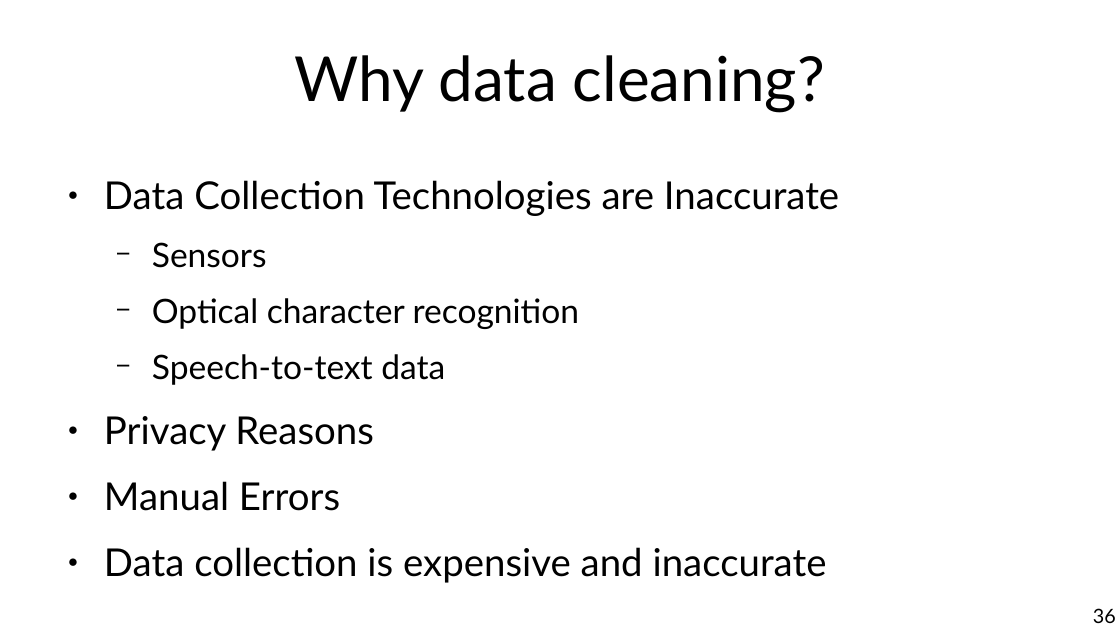
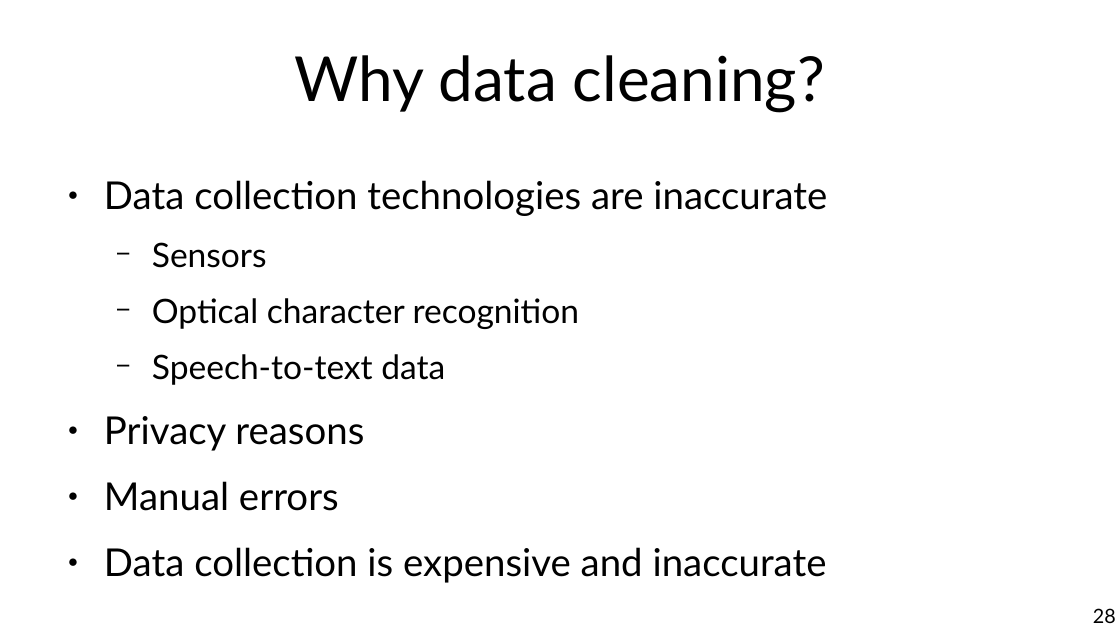
Before and after one commit to marco-calautti/data-mining-course, a slide deck: slide 28 of theory/tt02_data_preparation.odp (slide 36 before the commit). Drawn at 1120x630 pixels with LibreOffice and Linux fonts; fonts in the diff are those of the drawing. Boxes give left, top, right and bottom in pixels: in the first picture for what was removed or moved away, otherwise in the second. Text is boxed around its words. In the diff, an @@ line names an element or a change of style, - is before the commit and + after.

```diff
--- a/theory/tt02_data_preparation.odp
+++ b/theory/tt02_data_preparation.odp
@@ text at box(104, 180, 827, 216): text changed @@
-● Data Collection Technologies are Inaccurate
+● Data collection technologies are inaccurate
@@ text at box(104, 416, 364, 511): text changed @@
-● Privacy Reasons
-● Manual Errors
+● Privacy reasons
+● Manual errors
@@ page number at box(1093, 608, 1116, 623): text changed @@
-36
+28
```
Also in this commit, not shown: 30 other slides changed, 8 slides added, 12 slides removed.
